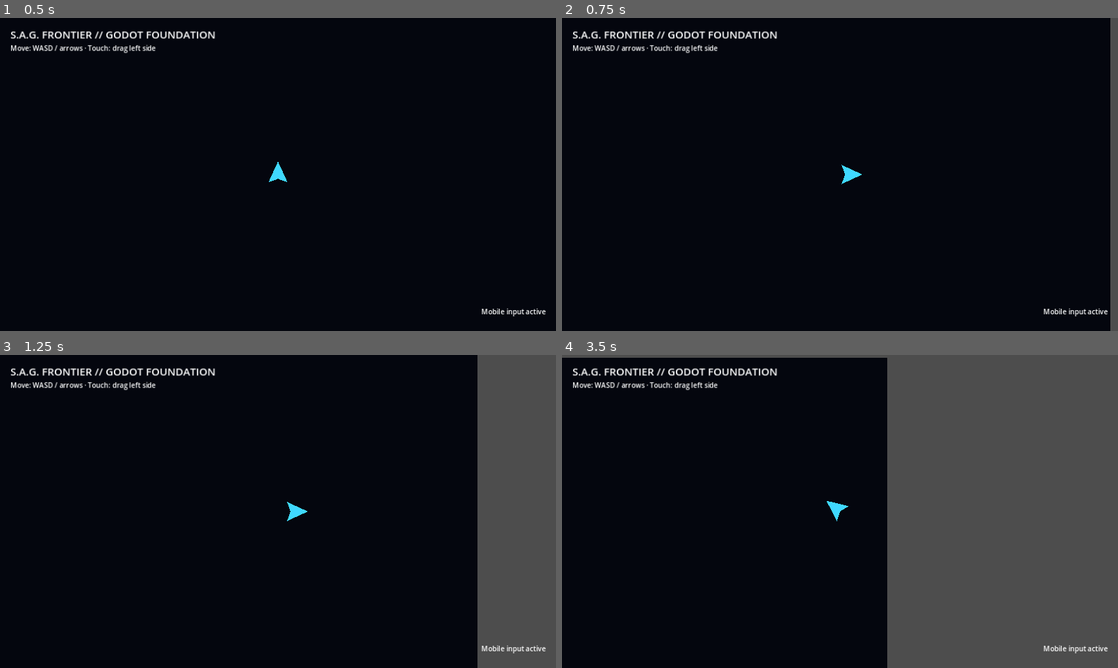
Above: before the commit, frames 1-4 (two rows, left to right).
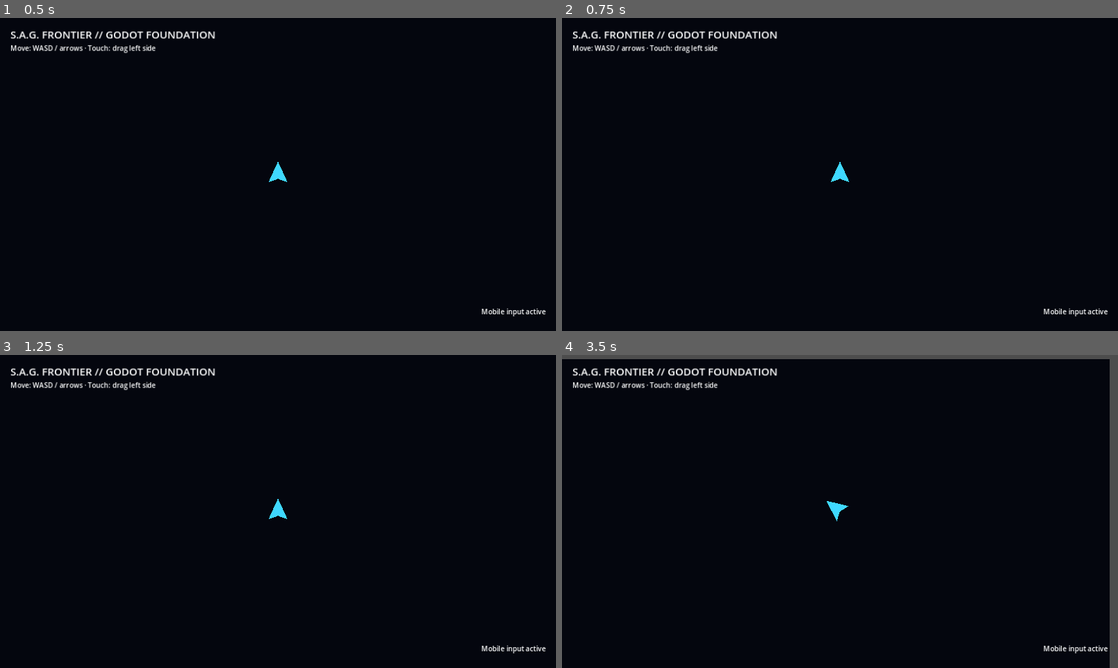
Above: after the commit, the same moments.

Repository: Kiwimii/sag-frontier
Game: Godot game, scene res://scenes/main.tscn
Same seed, same stepped clock (60 frames per second), same inputs: the game is played once before the commit and once after it.
Inputs (mouse positions are in pixels of both pictures, inside the frame that each line leads up to):
- Up to frame 1 (0.5 s): no input
- Up to frame 2 (0.75 s): tap Enter at 0.5 s; move the mouse to (962, 158) at 0.52 s; hold D (move_right, bound only before the commit) from 0.53 s (still down); click (962, 158) at 0.67 s
- Up to frame 3 (1.25 s): keep holding D (move_right, bound only before the commit)
- Up to frame 4 (3.5 s): release D (move_right, bound only before the commit) at 1.25 s; drag from (728, 527) to (812, 574) at 1.27 s; move the mouse to (895, 442) at 2.02 s; hold D (move_right, bound only before the commit) 2.03-2.75 s; drag from (812, 574) to (673, 464) at 2.77 s

Frame 1 is identical in both runs. In frame 2, 1.5% of the frame differs, in the area x 48-100%, y 0-100%; in frame 3, 14%; in frame 4, 40%, in the area x 0-99%, y 0-100%.
Error after the commit: Parse Error: Cannot infer the type of "distance" variable because the value doesn't have a set type. (res://scripts/main.gd:69)

Commit message:
feat: implement playable survival combat loop

Diff:
--- a/godot/scripts/main.gd
+++ b/godot/scripts/main.gd
@@ -1,11 +1,104 @@
 extends Node2D
 
-const WORLD_SIZE := Vector2(1280.0, 720.0)
+const PROJECTILE_SCENE := preload("res://scenes/projectile.tscn")
+const ENEMY_SCENE := preload("res://scenes/enemy.tscn")
+
+@onready var player := $Player
+@onready var enemies := $Enemies
+@onready var projectiles := $Projectiles
+@onready var health_bar := $HUD/HealthBar
+@onready var score_label := $HUD/Score
+@onready var time_label := $HUD/Time
+@onready var game_over_panel := $HUD/GameOver
+
+var score := 0
+var elapsed := 0.0
+var spawn_clock := 0.0
+var shot_clock := 0.0
+var game_running := true
 
 func _ready() -> void:
 	_configure_input_map()
 	get_viewport().size_changed.connect(_on_viewport_size_changed)
+	player.health_changed.connect(_on_health_changed)
+	player.died.connect(_on_player_died)
+	$HUD/GameOver/Restart.pressed.connect(_restart_game)
 	_on_viewport_size_changed()
+	_on_health_changed(player.health, player.max_health)
+
+func _process(delta: float) -> void:
+	if not game_running:
+		return
+	elapsed += delta
+	spawn_clock -= delta
+	shot_clock -= delta
+	if spawn_clock <= 0.0:
+		_spawn_enemy()
+		spawn_clock = maxf(0.38, 1.15 - elapsed * 0.012)
+	if shot_clock <= 0.0:
+		_auto_fire()
+		shot_clock = maxf(0.18, 0.44 - elapsed * 0.002)
+	time_label.text = "TIME  %02d:%02d" % [int(elapsed) / 60, int(elapsed) % 60]
+
+func _spawn_enemy() -> void:
+	var enemy := ENEMY_SCENE.instantiate()
+	var size := get_viewport_rect().size
+	var side := randi() % 4
+	match side:
+		0: enemy.global_position = Vector2(randf_range(0.0, size.x), -35.0)
+		1: enemy.global_position = Vector2(size.x + 35.0, randf_range(0.0, size.y))
+		2: enemy.global_position = Vector2(randf_range(0.0, size.x), size.y + 35.0)
+		_: enemy.global_position = Vector2(-35.0, randf_range(0.0, size.y))
+	enemy.setup(player, 1.0 + minf(elapsed / 140.0, 1.1))
+	enemy.destroyed.connect(_on_enemy_destroyed)
+	enemy.reached_player.connect(player.take_damage)
+	enemies.add_child(enemy)
+
+func _auto_fire() -> void:
+	var target := _nearest_enemy()
+	if target == null:
+		return
+	var projectile := PROJECTILE_SCENE.instantiate()
+	projectile.setup(player.global_position, player.global_position.direction_to(target.global_position))
+	projectiles.add_child(projectile)
+
+func _nearest_enemy() -> Node2D:
+	var nearest: Node2D
+	var best := INF
+	for enemy in enemies.get_children():
+		var distance := player.global_position.distance_squared_to(enemy.global_position)
+		if distance < best:
+			best = distance
+			nearest = enemy
+	return nearest
+
+func _on_enemy_destroyed(points: int) -> void:
+	score += points
+	score_label.text = "SCORE  %06d" % score
+
+func _on_health_changed(current: int, maximum: int) -> void:
+	health_bar.max_value = maximum
+	health_bar.value = current
+	$HUD/HealthText.text = "HULL  %d / %d" % [current, maximum]
+
+func _on_player_died() -> void:
+	game_running = false
+	player.visible = false
+	player.set_physics_process(false)
+	game_over_panel.visible = true
+	$HUD/GameOver/FinalScore.text = "FINAL SCORE  %06d" % score
+
+func _restart_game() -> void:
+	for child in enemies.get_children(): child.queue_free()
+	for child in projectiles.get_children(): child.queue_free()
+	score = 0
+	elapsed = 0.0
+	spawn_clock = 0.2
+	shot_clock = 0.0
+	score_label.text = "SCORE  000000"
+	game_over_panel.visible = false
+	game_running = true
+	player.reset_player()
 
 func _configure_input_map() -> void:
 	_register_key_action("move_left", [KEY_A, KEY_LEFT])
@@ -14,14 +107,11 @@
 	_register_key_action("move_down", [KEY_S, KEY_DOWN])
 
 func _register_key_action(action_name: StringName, keys: Array[int]) -> void:
-	if not InputMap.has_action(action_name):
-		InputMap.add_action(action_name, 0.25)
+	if not InputMap.has_action(action_name): InputMap.add_action(action_name, 0.25)
 	for keycode in keys:
 		var event := InputEventKey.new()
 		event.physical_keycode = keycode
-		if not InputMap.action_has_event(action_name, event):
-			InputMap.action_add_event(action_name, event)
+		if not InputMap.action_has_event(action_name, event): InputMap.action_add_event(action_name, event)
 
 func _on_viewport_size_changed() -> void:
-	var background := $Background as ColorRect
-	background.size = get_viewport_rect().size
+	$Background.size = get_viewport_rect().size
